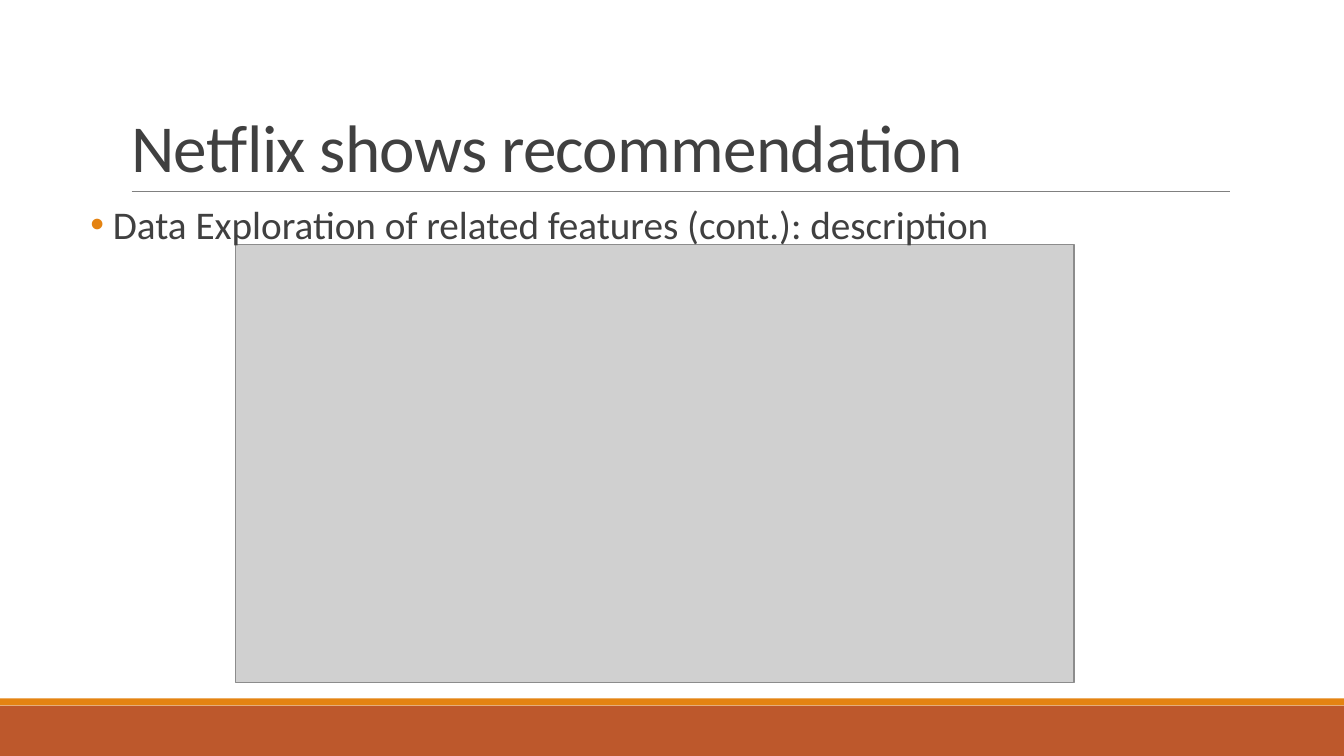
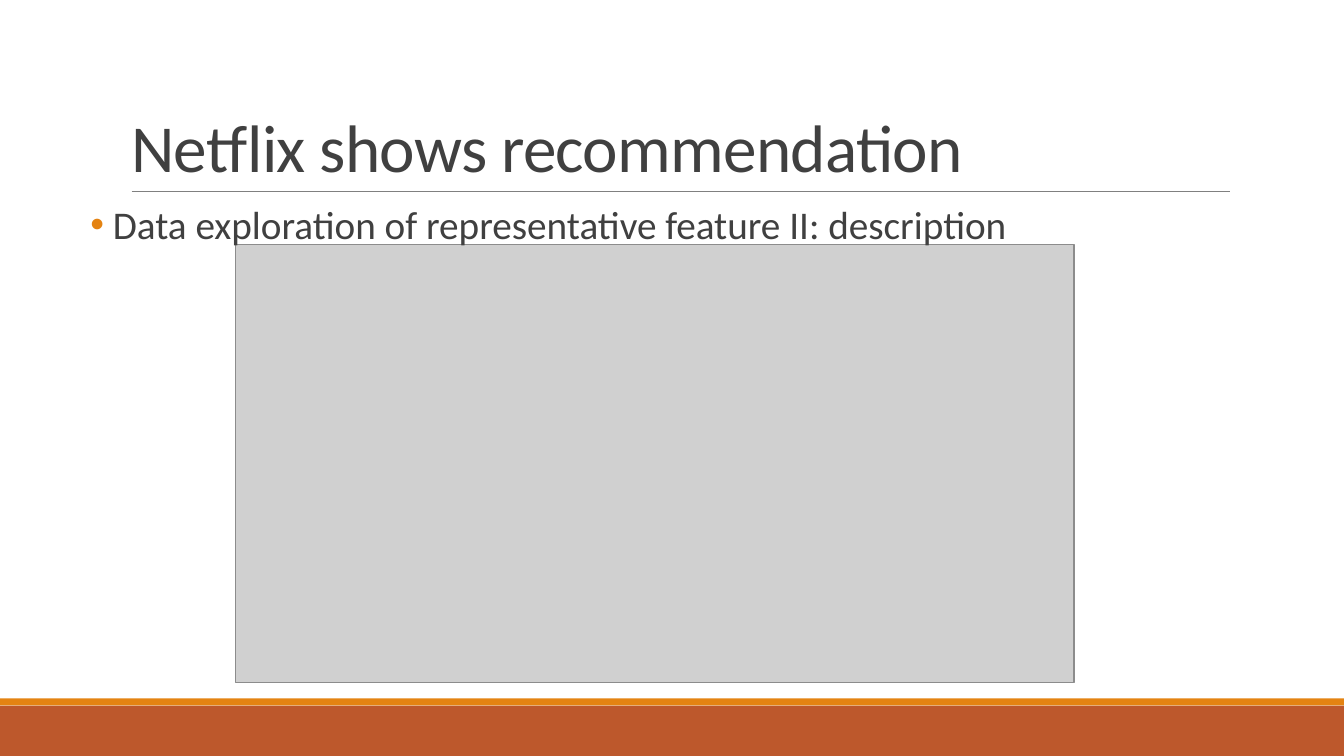
Before and after one commit to eegshou/proj5, a slide deck: slide 5 of Presentation_project5.pptx. Drawn at 1344x756 pixels with LibreOffice and Linux fonts; fonts in the diff are those of the drawing; grey boxes stand for pictures. Boxes give left, top, right and bottom in pixels: in the first picture for what was removed or moved away, otherwise in the second. Text is boxed around its words. In the diff, an @@ line names an element or a change of style, - is before the commit and + after.

```diff
--- a/Presentation_project5.pptx
+++ b/Presentation_project5.pptx
@@ text at [113,211,1006,249]: text changed @@
-• Data Exploration of related features (cont.): description
+• Data exploration of representative feature II: description
```
Also in this commit, not shown: 7 other slides changed, 1 slide removed, 1 other file.
